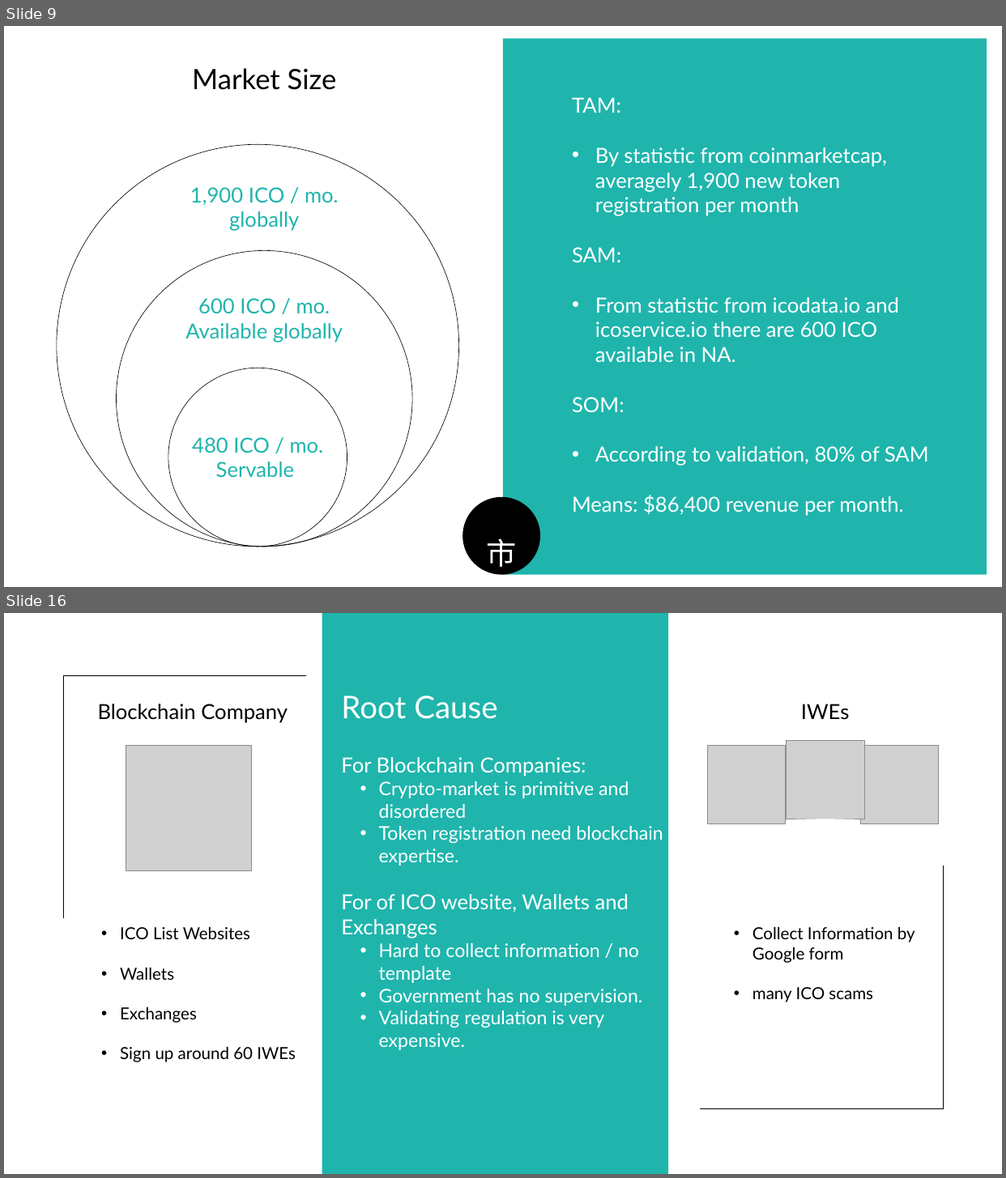
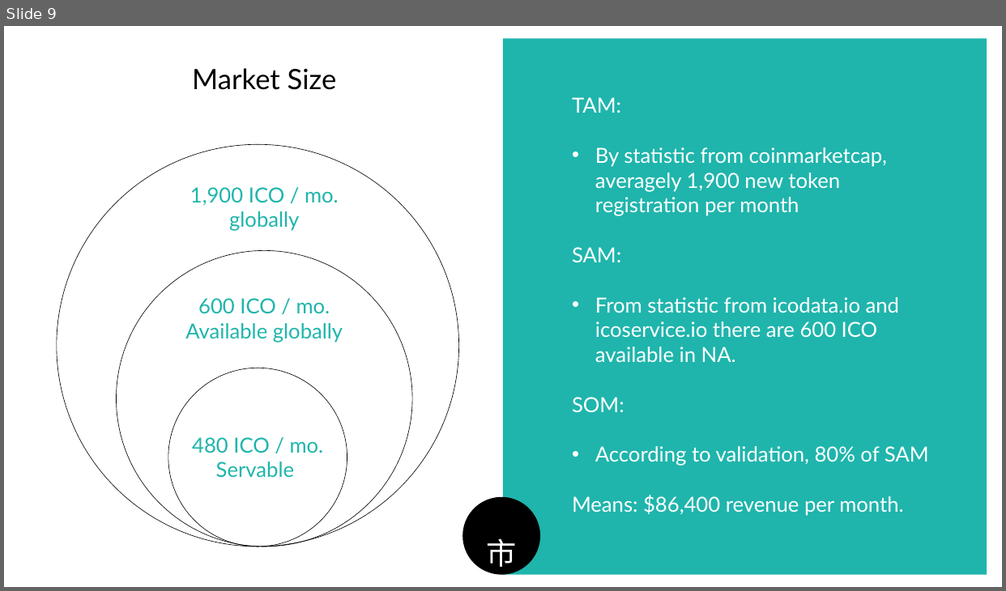
Before and after one commit to alleymist/listtoken.io, a slide deck: ListTokenBP.pptx. Shown one above the other, each under a label of ours: slides 9 and 16 before the commit, slide 9 after it; the slides between them are not shown. The pictures are 1006x1178 and 1006x591 pixels, drawn with LibreOffice and Linux fonts; fonts in the diff are those of the drawing; grey boxes stand for pictures. Boxes give left, top, right and bottom in pixels: in the first picture for what was removed or moved away, otherwise in the second. Text is boxed around its words. In the diff, an @@ line names an element or a change of style, - is before the commit and + after.

```diff
--- a/ListTokenBP.pptx
+++ b/ListTokenBP.pptx
@@ slide 16 removed at (4, 613, 1002, 1174), background #FFFFFF @@
@@ rectangle removed at (322, 613, 668, 1174) @@
@@ freeform shape removed at (63, 675, 306, 919) @@
@@ text removed at (98, 704, 296, 1063) @@
-Blockchain Company
-  • ICO List Websites
-  • Wallets
-  • Exchanges
-  • Sign up around 60 IWEs
@@ text removed at (341, 696, 663, 1050) @@
-Root Cause
-For Blockchain Companies:
-  • Crypto-market is primitive and disordered
-  • Token registration need blockchain expertise.
-For of ICO website, Wallets and Exchanges
-  • Hard to collect information / no template
-  • Government has no supervision.
-  • Validating regulation is very expensive.
@@ text removed at (752, 704, 915, 1003) @@
-IWEs
-  • Collect Information by Google form
-  • many ICO scams
@@ picture removed at (126, 746, 251, 871) @@
@@ picture removed at (707, 746, 785, 824) @@
@@ picture removed at (786, 741, 863, 819) @@
@@ picture removed at (860, 746, 938, 824) @@
@@ freeform shape removed at (700, 866, 943, 1109) @@
```
Also in this commit, not shown: 2 slides changed, 1 slide added, 7 other slides removed, 1 other file.
